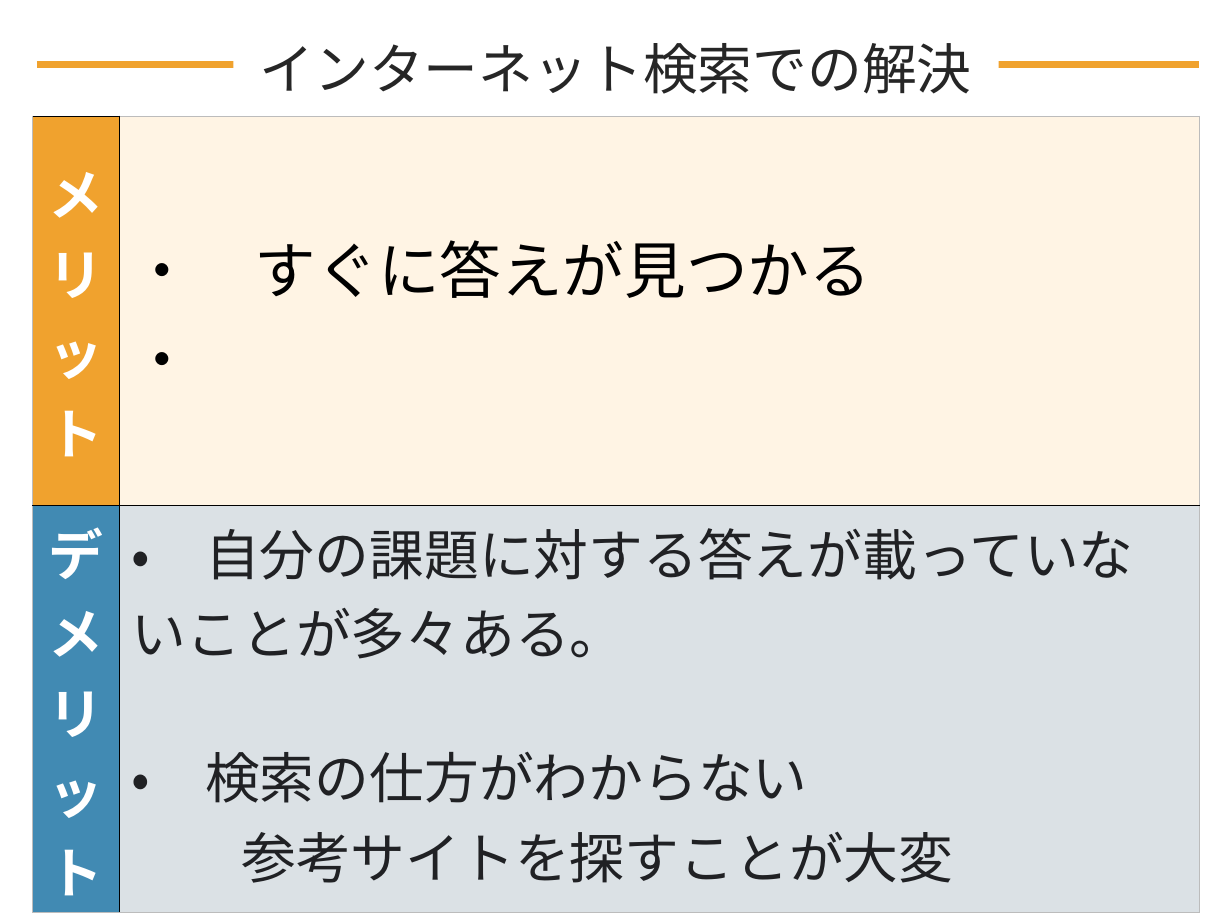
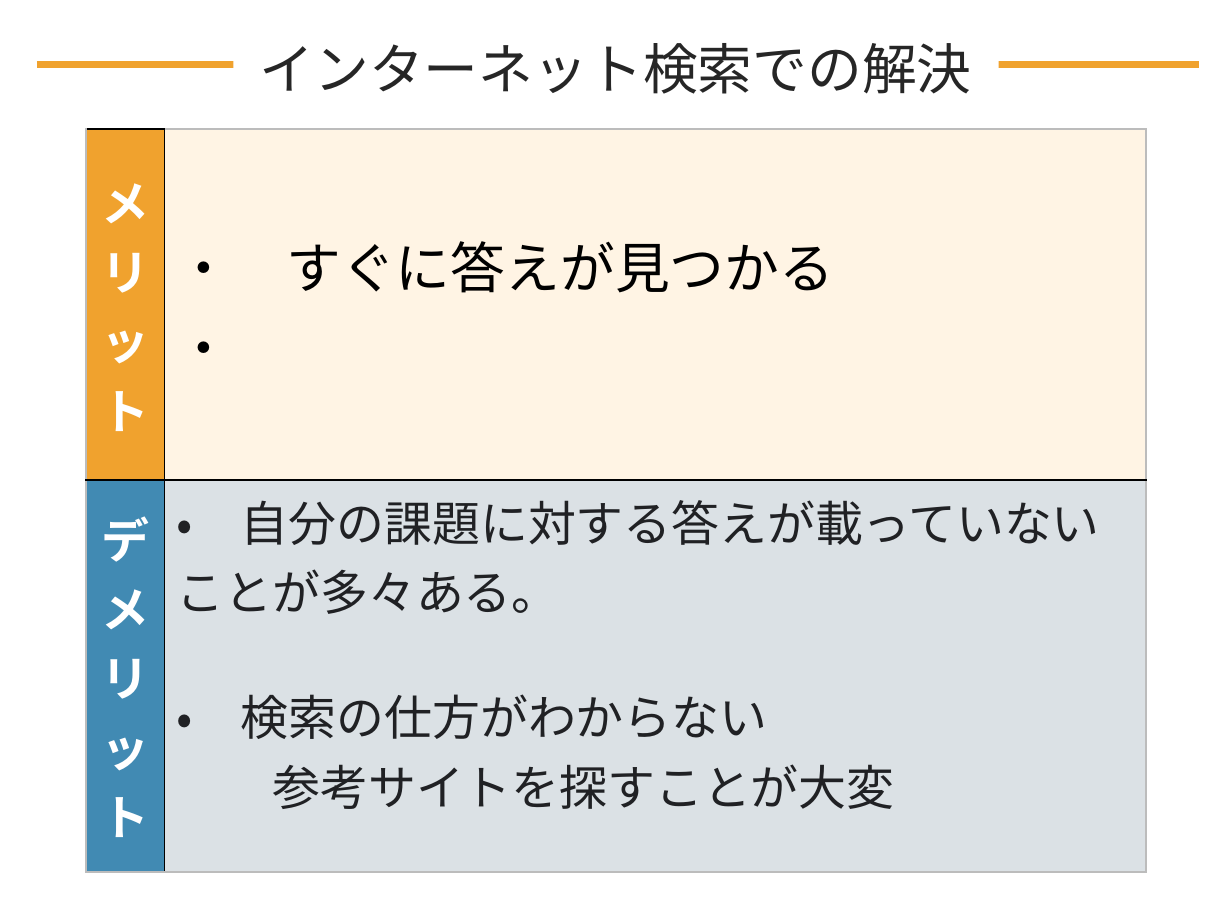
Before and after one commit to DOJO-2021/D-2, a slide deck: slide 10 of documents/プレゼン/Knowledge Holder_清書版.pptx (slide 8 before the commit). Drawn at 1232x924 pixels with LibreOffice and Linux fonts; fonts in the diff are those of the drawing. Boxes give left, top, right and bottom in pixels: in the first picture for what was removed or moved away, otherwise in the second. Text is boxed around its words. In the diff, an @@ line names an element or a change of style, - is before the commit and + after.

```diff
--- a/documents/プレゼン/Knowledge Holder_清書版.pptx
+++ b/documents/プレゼン/Knowledge Holder_清書版.pptx
@@ table at (x1=86, y1=129, x2=1147, y2=872) @@
@@ size 32 to 28 pt in "メリット", "デメリット", "・ 自分の課題に対する答えが載っていないことが多々ある。", "・ 検索の仕方がわからない" and 1 more places @@
@@ size 36 to 32 pt in "・ すぐに答えが見つかる", "・" @@
@@ table resized from (x1=33, y1=116, x2=1200, y2=912) to (x1=86, y1=129, x2=1147, y2=872) @@
```
Also in this commit, not shown: 13 other slides changed, 8 slides added, 4 slides removed.
